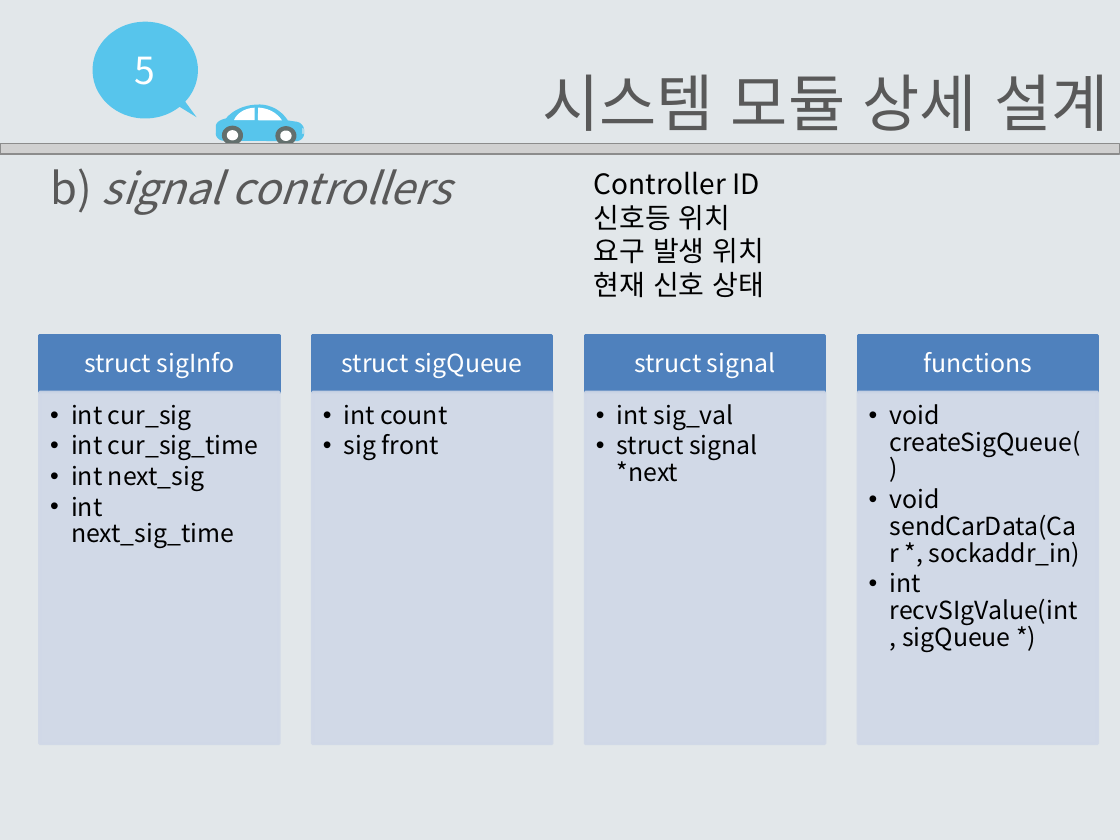
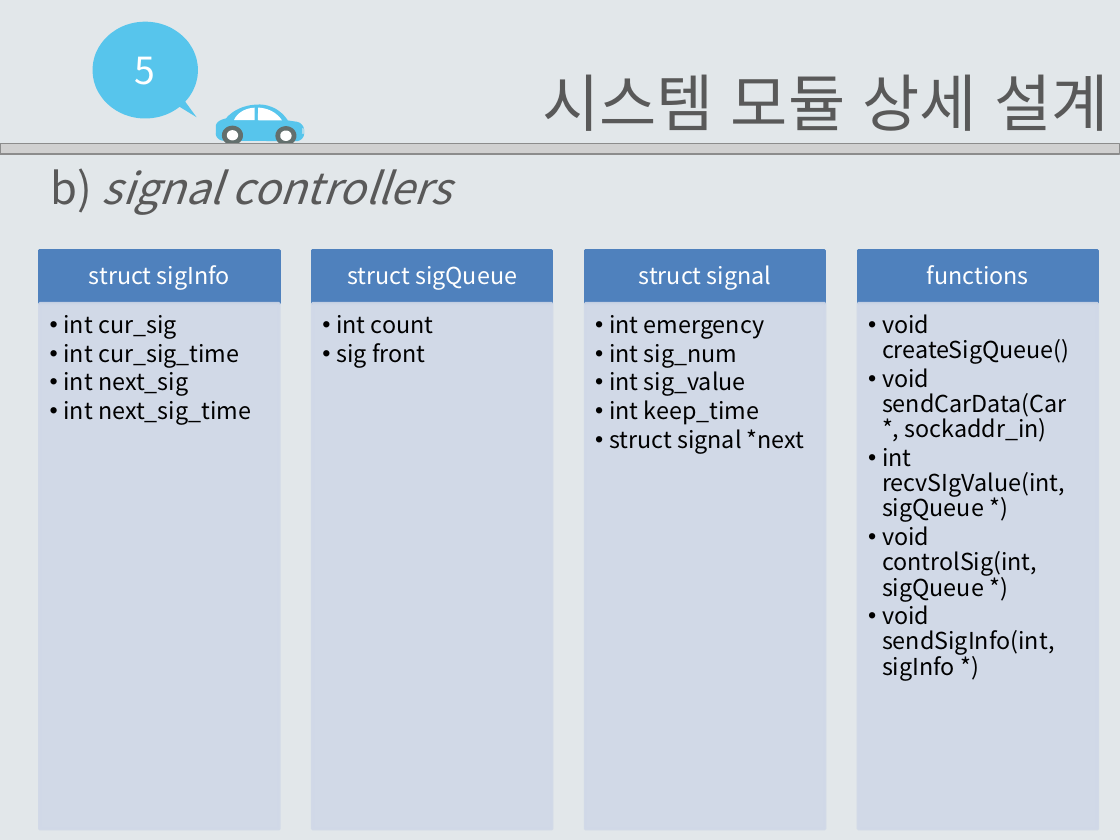
Before and after one commit to EomHeeSang/grad_proj, a slide deck: slide 15 of 발표자료/설계서2-14(엄희상,박주호,김태경).pptx (slide 14 before the commit). Drawn at 1120x840 pixels with LibreOffice and Linux fonts; fonts in the diff are those of the drawing; grey boxes stand for pictures. Boxes give left, top, right and bottom in pixels: in the first picture for what was removed or moved away, otherwise in the second. Text is boxed around its words. In the diff, an @@ line names an element or a change of style, - is before the commit and + after.

```diff
--- a/발표자료/설계서2-14(엄희상,박주호,김태경).pptx
+++ b/발표자료/설계서2-14(엄희상,박주호,김태경).pptx
@@ text removed at (594, 171, 764, 298) @@
-Controller ID
-신호등 위치
-요구 발생 위치
-현재 신호 상태
@@ 4 texts, 4 rectangles: place and size @@
-4 texts, 4 rectangles at (39, 336, 1098, 392)
+4 texts, 4 rectangles at (39, 251, 1098, 304)
@@ size 16 to 15 pt in 4 elements at (89, 265, 230, 290), (347, 266, 517, 290), (639, 265, 771, 290), (927, 265, 1029, 285) @@
@@ text "int cur_sig": place and size @@
-text "int cur_sig" at (71, 405, 258, 549)
+text "int cur_sig" at (64, 315, 251, 425)
@@ text "int cur_sig" at (64, 315, 251, 425): size 16 to 15 pt; indent changed @@
@@ rectangle: place and size @@
-rectangle at (39, 392, 279, 744)
+rectangle at (39, 304, 279, 829)
@@ text "int count" at (336, 315, 434, 368): size 16 to 15 pt; indent changed @@
@@ text "int count": place and size @@
-text "int count" at (344, 405, 448, 461)
+text "int count" at (336, 315, 434, 368)
@@ rectangle: place and size @@
-rectangle at (312, 392, 552, 744)
+rectangle at (312, 304, 552, 829)
@@ rectangle: place and size @@
-rectangle at (586, 392, 825, 744)
+rectangle at (586, 304, 825, 829)
@@ text "int emergency": place and size @@
-text "int emergency" at (617, 404, 758, 482)
+text "int emergency" at (609, 315, 805, 454)
@@ text at (609, 315, 764, 425): text changed; size 16 to 15 pt @@
-  •• int sig_val
+  •• int emergency
+  •• int sig_num
+  •• int sig_value
+  •• int keep_time
@@ rectangle: place and size @@
-rectangle at (858, 392, 1098, 744)
+rectangle at (858, 304, 1098, 829)
@@ text "void createSigQueue()": place and size @@
-text "void createSigQueue()" at (890, 404, 1081, 653)
+text "void createSigQueue()" at (882, 314, 1070, 681)
@@ text at (882, 314, 1070, 522): size 16 to 15 pt in "void createSigQueue()", "void sendCarData(Car *, sockaddr_in)", "int recvSIgValue(int, sigQueue *)"; indent changed @@
@@ text at (609, 424, 805, 454): size 16 to 15 pt in "struct signal *next"; indent changed @@
@@ text at (882, 526, 1054, 681): paragraphs added @@
+  •• void controlSig(int, sigQueue *)
+  •• void sendSigInfo(int, sigInfo *)
```
Also in this commit, not shown: 10 other slides changed, 2 slides added, 1 slide removed.
